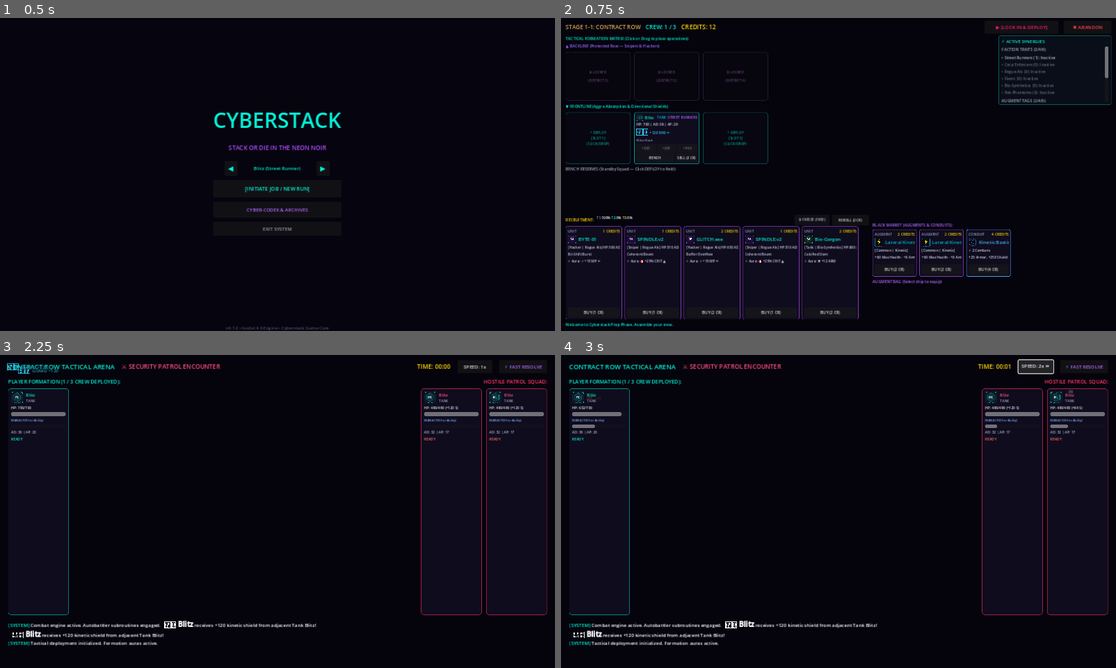
Above: before the commit, frames 1-4 (two rows, left to right).
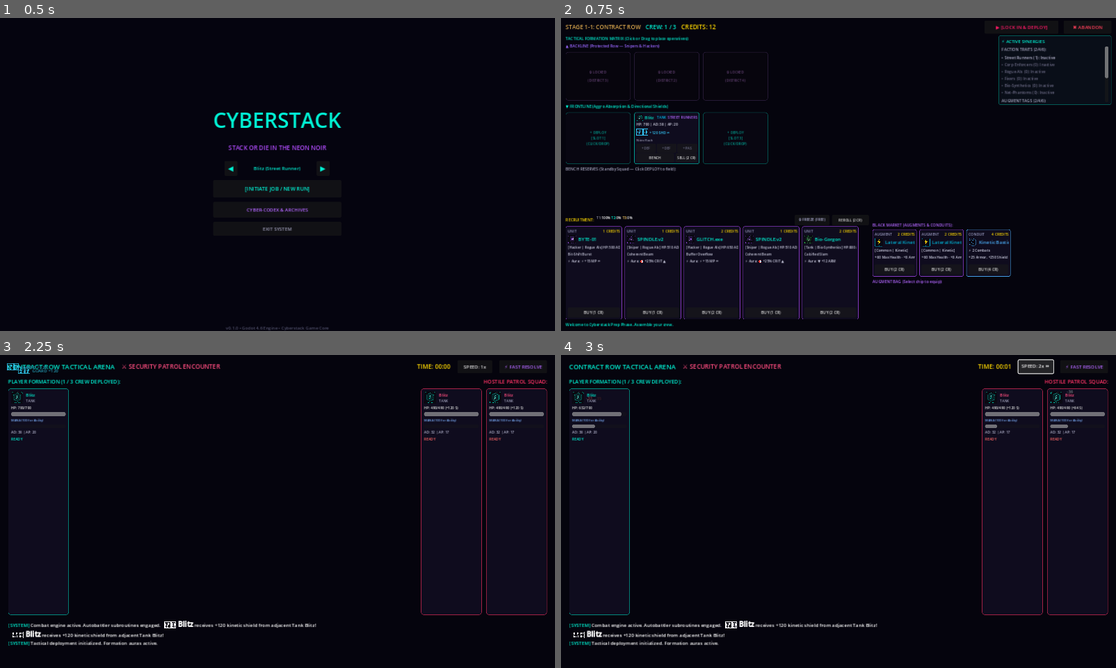
Above: after the commit, the same moments.

Repository: TheStickface/Cyberstack
Game: Godot game, scene res://src/ui/screens/Main.tscn
The game is run twice, just before and just after one commit, with the same random seed, the same clock (stepped at 60 frames per second) and the same inputs.
Inputs:
- Up to frame 1 (0.5 s): no input
- Up to frame 2 (0.75 s): click "[INITIATE JOB / NEW RUN]" at 0.5 s
- Up to frame 3 (2.25 s): click "▶ [LOCK IN & DEPLOY]" at 1.25 s; click "ENTER COMBAT [⚔ FIGHT]" at 2 s
- Up to frame 4 (3 s): click "SPEED: 1x" at 2.75 s

Frame 1 is identical in both runs. In frame 2, 0.1% of the frame differs, in the area x 1-46%, y 31-72%; in frame 3, less than 0.1%; in frame 4, less than 0.1%.
Error in both runs: Invalid call. Nonexistent function 'to_local' in base 'Control (TacticalTetherOverlay)'. (res://src/ui/screens/CombatMockArena.gd:137)

Commit message:
Update unit portraits, art generation tools, and async PvP proposal

Diff:
--- /dev/null
+++ b/data/strategy_metrics.json
@@ -0,0 +1,147 @@
+{
+	"archetypes": [
+		{
+			"description": "Mono Bio-Synthetic health-stack sustain — Cellular Grafting/Apex Mutation HP and armor stacking with Viral-tag spread.",
+			"faction": 5,
+			"id": "bio_hacker_sustain",
+			"name": "Bio-Synthetic Sustain",
+			"preferred_starters": [
+				"bio_chimera"
+			],
+			"prioritize_duplicates": false,
+			"role_bias": 0,
+			"runs": 1500,
+			"tag": 1,
+			"winrate": 1.0,
+			"wins": 1500
+		},
+		{
+			"description": "Mono Net-Phantom skirmishers — Cloak/Phase Infiltration speed-evasion-crit stacking with Kinetic burst on backline Snipers.",
+			"faction": 6,
+			"id": "net_phantom_crit_evasion",
+			"name": "Net-Phantom Crit/Evasion",
+			"preferred_starters": [
+				"phantom_spectre"
+			],
+			"prioritize_duplicates": false,
+			"role_bias": 2,
+			"runs": 1500,
+			"tag": 4,
+			"winrate": 1.0,
+			"wins": 1500
+		},
+		{
+			"description": "Cross-faction Viral tag chain — attack-speed/spread payoff stacking regardless of faction identity.",
+			"faction": 0,
+			"id": "viral_spread_chain",
+			"name": "Viral Spread Chain",
+			"preferred_starters": [],
+			"prioritize_duplicates": false,
+			"role_bias": 6,
+			"runs": 1500,
+			"tag": 1,
+			"winrate": 1.0,
+			"wins": 1500
+		},
+		{
+			"description": "Econ-greedy 3-star rush — prioritizes duplicating and star-upping whatever's already fielded over widening the roster.",
+			"faction": 0,
+			"id": "greedy_star_up_econ",
+			"name": "Greedy Star-Up Econ",
+			"preferred_starters": [],
+			"prioritize_duplicates": true,
+			"role_bias": 6,
+			"runs": 1500,
+			"tag": 0,
+			"winrate": 0.999333333333333,
+			"wins": 1499
+		},
+		{
+			"description": "Mono Corp Enforcer shield wall — Aegis Protocol shield/armor/reflect stacking behind a frontline Tank core.",
+			"faction": 2,
+			"id": "corp_tank_wall",
+			"name": "Corp Enforcer Tank Wall",
+			"preferred_starters": [
+				"corp_sentinel"
+			],
+			"prioritize_duplicates": false,
+			"role_bias": 0,
+			"runs": 1500,
+			"tag": 0,
+			"winrate": 0.997333333333333,
+			"wins": 1496
+		},
+		{
+			"description": "Cross-faction Thermal tag chain — pure burn/DOT payoff stacking regardless of faction identity.",
+			"faction": 0,
+			"id": "thermal_burn_chain",
+			"name": "Thermal Burn Chain",
+			"preferred_starters": [],
+			"prioritize_duplicates": false,
+			"role_bias": 6,
+			"runs": 1500,
+			"tag": 2,
+			"winrate": 0.997333333333333,
+			"wins": 1496
+		},
+		{
+			"description": "Mono Street Runner velocity — Adrenaline Surge attack-speed/evasion stacking with Kinetic burst augments.",
+			"faction": 1,
+			"id": "street_runner_rush",
+			"name": "Street Runner Rush",
+			"preferred_starters": [
+				"runner_blitz"
+			],
+			"prioritize_duplicates": false,
+			"role_bias": 6,
+			"runs": 1500,
+			"tag": 4,
+			"winrate": 0.996,
+			"wins": 1494
+		},
+		{
+			"description": "Placement-first — backline Snipers behind whatever frontline is available; role fit and grid position over faction/tag purity.",
+			"faction": 0,
+			"id": "sniper_backline_turtle",
+			"name": "Sniper Backline Turtle",
+			"preferred_starters": [],
+			"prioritize_duplicates": false,
+			"role_bias": 2,
+			"runs": 1500,
+			"tag": 0,
+			"winrate": 0.976666666666667,
+			"wins": 1465
+		},
+		{
+			"description": "Fixer economy splash — Underworld Network gold/attack-damage stacking, banking free rerolls into a late greedy spike.",
+			"faction": 4,
+			"id": "fixer_econ_splash",
+			"name": "Fixer Econ Splash",
+			"preferred_starters": [
+				"fixer_broker"
+			],
+			"prioritize_duplicates": false,
+			"role_bias": 3,
+			"runs": 1500,
+			"tag": 0,
+			"winrate": 0.927333333333333,
+			"wins": 1391
+		},
+		{
+			"description": "Mono Rogue AI mana/control — Subnet Sync AP and mana-battery stacking with a Neural-tag chain.",
+			"faction": 3,
+			"id": "rogue_ai_neural_control",
+			"name": "Rogue AI Neural Control",
+			"preferred_starters": [
+				"ai_glitch"
+			],
+			"prioritize_duplicates": false,
+			"role_bias": 1,
+			"runs": 1500,
+			"tag": 3,
+			"winrate": 0.902666666666667,
+			"wins": 1354
+		}
+	],
+	"generated_runs_per_archetype": 1500
+}
--- a/src/ui/components/OperativeCard.gd
+++ b/src/ui/components/OperativeCard.gd
@@ -467,7 +467,8 @@
 				slot_btn.icon = aug.icon
 				slot_btn.expand_icon = true
 				slot_btn.add_theme_constant_override("icon_max_width", 14)
-			var aug_lines: Array[String] = ["STATS"] + aug.get_stat_lines()
+			var aug_lines: Array[String] = ["STATS"]
+			aug_lines.append_array(aug.get_stat_lines())
 			if aug.has_directional():
 				aug_lines.append("")
 				aug_lines.append(aug.get_directional_header())
Binary file changed: assets/portraits/ai_bastion.png
Binary file changed: assets/portraits/ai_byte.png
Binary file changed: assets/portraits/ai_cipher.png
Binary file changed: assets/portraits/ai_dreadnought.png
Binary file changed: assets/portraits/ai_glitch.png
Binary file changed: assets/portraits/ai_null_construct.png
Binary file changed: assets/portraits/ai_singularity.png
Binary file changed: assets/portraits/ai_siphon.png
Binary file changed: assets/portraits/ai_spindle.png
Binary file changed: assets/portraits/ai_vector.png
Binary file changed: assets/portraits/ai_worm.png
Binary file changed: assets/portraits/bio_abomination.png
(and 77 more such lines)
